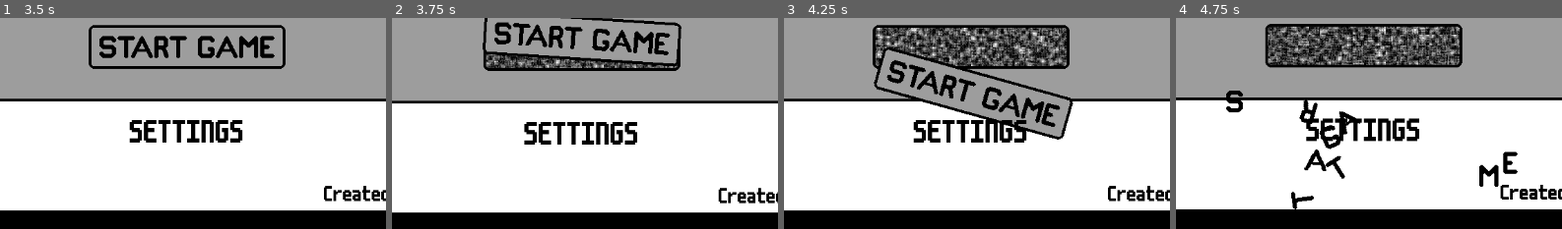
Above: before the commit, frames 1-4 (left to right).
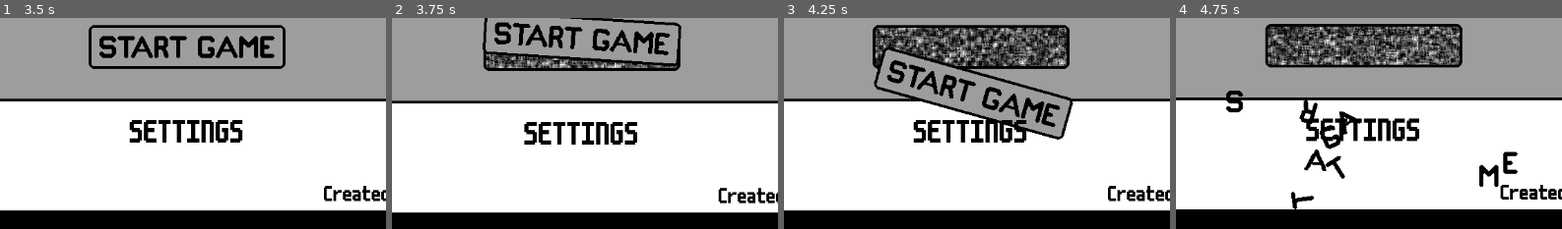
Above: after the commit, the same moments.

Repository: conor-wilson/secret-sapphire
Game: Godot game, scene res://scenes/main.tscn
Same seed, same stepped clock (60 frames per second), same inputs: the game is played once before the commit and once after it.
Inputs (mouse positions are % of the whole screen's width and height, from its top left):
- Up to frame 1 (3.5 s): tap Enter at 0.5 s; move the mouse to (49, 38) at 0.52 s; click (49, 38) at 0.6 s; click "SETTINGS" at 1.25 s; click "BACK" at 2 s; tap Space at 2.75 s; move the mouse to (49, 38) at 2.77 s; click (49, 38) at 2.85 s
- Up to frame 2 (3.75 s): tap Enter at 3.5 s; move the mouse to (49, 56) at 3.52 s; click (49, 56) at 3.6 s
- Up to frame 3 (4.25 s): no input
- Up to frame 4 (4.75 s): move the mouse to (6, 11) at 4.27 s; click (6, 11) at 4.35 s
The pictures show only the part of the screen within x 25-75%, y 49-99%; the shares and areas given below are measured in that part.

Frame 1 is identical in both runs. In frame 2, 1.2% of the frame differs, in the area x 24-74%, y 17-24%; in frame 3, 5.1%; in frame 4, 5.9%, in the area x 23-74%, y 3-23%.

Commit message:
Added clearing sequence to desktop static

Diff:
--- a/let-me-play/scenes/desktop.gd
+++ b/let-me-play/scenes/desktop.gd
@@ -3,6 +3,7 @@
 signal tap
 
 var interactable:bool = false
+var clearing_all:bool
 
 ## Called when the node enters the scene tree for the first time.
 #func _ready() -> void:
@@ -16,7 +17,7 @@
 		return
 
 	if event.is_pressed() && event.is_action("click"):
-		_clear_circle(_get_mouse_cell_coords())
+		_clear_static_circle(_get_mouse_cell_coords())
 		tap.emit()
 
 
@@ -26,6 +27,34 @@
 		floor(coords.x/$Static.tile_set.tile_size.x),
 		floor(coords.y/$Static.tile_set.tile_size.y),
 	)
+
+func clear_all_static():
+	clearing_all = true
+	#
+	#var circle_origins:Array[Vector2i] = []
+	for i in range(100):
+		_clear_static_circle(Vector2i(randi_range(4,67), randi_range(5,28)))
+		tap.emit()
+		await get_tree().create_timer(0.005).timeout
+
+	#clearing_all = true
+	#await get_tree().create_timer(0.5).timeout
+
+	var static_tiles :Array[Vector2i]= $Static.get_used_cells()
+	static_tiles.shuffle()
+
+	for i in range(static_tiles.size()):
+		$Static.erase_cell(static_tiles[i])
+
+		if i%30 == 0:
+			await get_tree().create_timer(0.001).timeout
+
+	#for atlas_y in range(2):
+		#for alternative_id in range(8):
+			#for cell_coords in $Static.get_used_cells_by_id(1, Vector2i(0,atlas_y), alternative_id+1):
+				#$Static.erase_cell(cell_coords)
+				#await get_tree().create_timer(0.005).timeout
+	#$Static.clear()
 
 const circle_matrix_0:Array[Vector2i] = [
 									  Vector2i(-1,-3), 				   Vector2i(1,-3),
@@ -95,7 +124,7 @@
 #
 # TODO: This function and the above matrices are HORRIBLY hard-coded. Figure out
 # a way to shorten this down and have no-more duplicated code.
-func _clear_circle(origin:Vector2i):
+func _clear_static_circle(origin:Vector2i):
 
 	# Clear static in a circle
 	for coords in circle_matrix_6:
@@ -118,6 +147,9 @@
 	await get_tree().create_timer(0.02).timeout
 	for coords in circle_matrix_0:
 		$Static.erase_cell(coords+origin)
+
+	if clearing_all:
+		return
 
 	# Rebuild the static in the circle
 	await get_tree().create_timer(0.2).timeout
--- a/let-me-play/scenes/help_bot.gd
+++ b/let-me-play/scenes/help_bot.gd
@@ -1,4 +1,6 @@
 extends Area2D
+
+signal arrived
 
 var speed:float = 25
 var idle_speed = 25
@@ -38,6 +40,10 @@
 
 func set_idle_movement_target():
 	if target == null || position.distance_to(target.position) <10:
+
+		if state == State.MOVING:
+			arrived.emit()
+
 		speed = idle_speed
 		state = State.IDLE
 		target = idle_markers[randi_range(0, idle_markers.size()-1)]
--- a/let-me-play/scenes/main.gd
+++ b/let-me-play/scenes/main.gd
@@ -124,3 +124,7 @@
 	]
 
 	$HelpBot.set_new_idle_location($MovementMarkers/ScreenMarkers/ScreenMarker1, new_idle_markers, 400, 100)
+
+	await $HelpBot.arrived
+
+	$Menus/MainMenu.clear_static()
--- a/let-me-play/scenes/main_menu.gd
+++ b/let-me-play/scenes/main_menu.gd
@@ -62,6 +62,8 @@
 func _on_panel_smash() -> void:
 	shake_screen.emit(25,5)
 
-
 func _on_desktop_tap() -> void:
 	shake_screen.emit(5,5)
+
+func clear_static():
+	$Desktop.clear_all_static()
